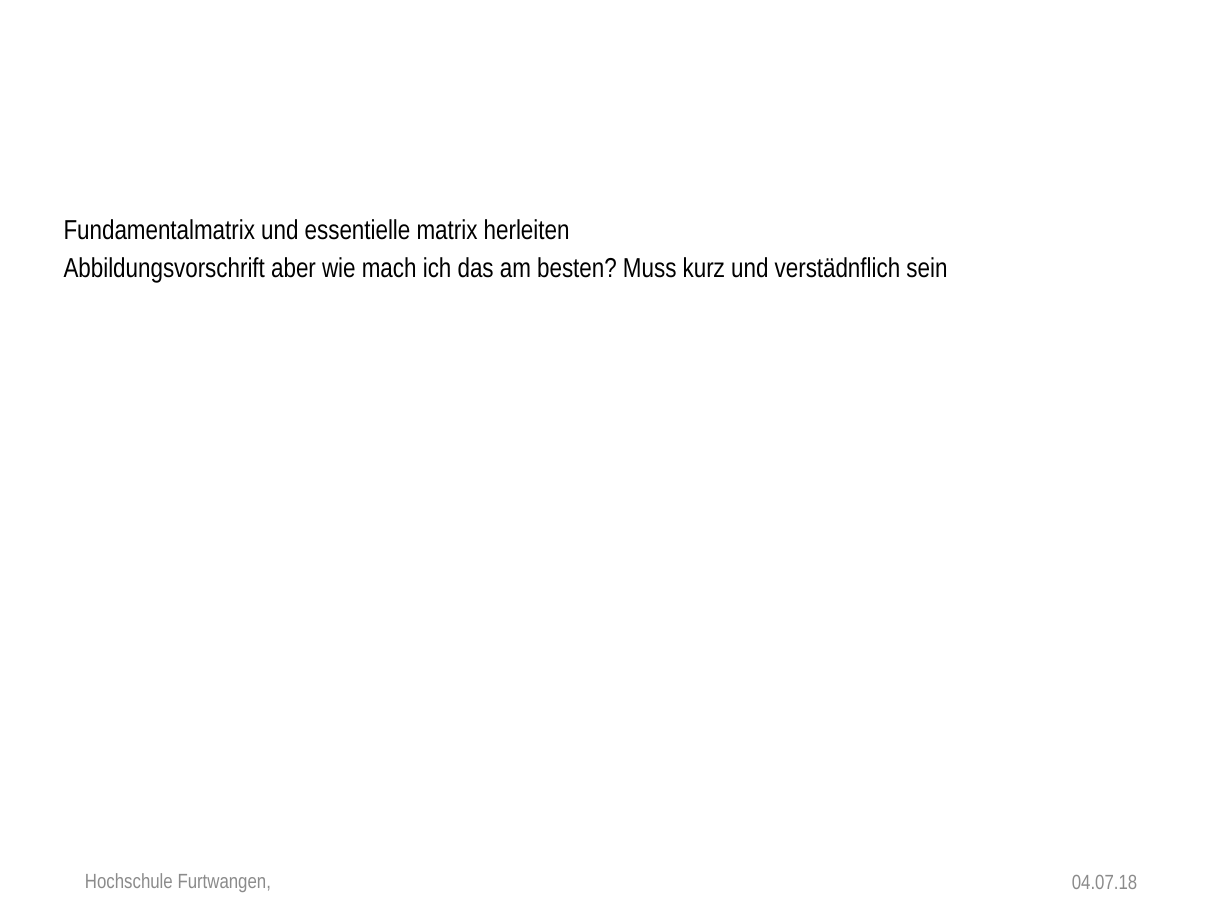
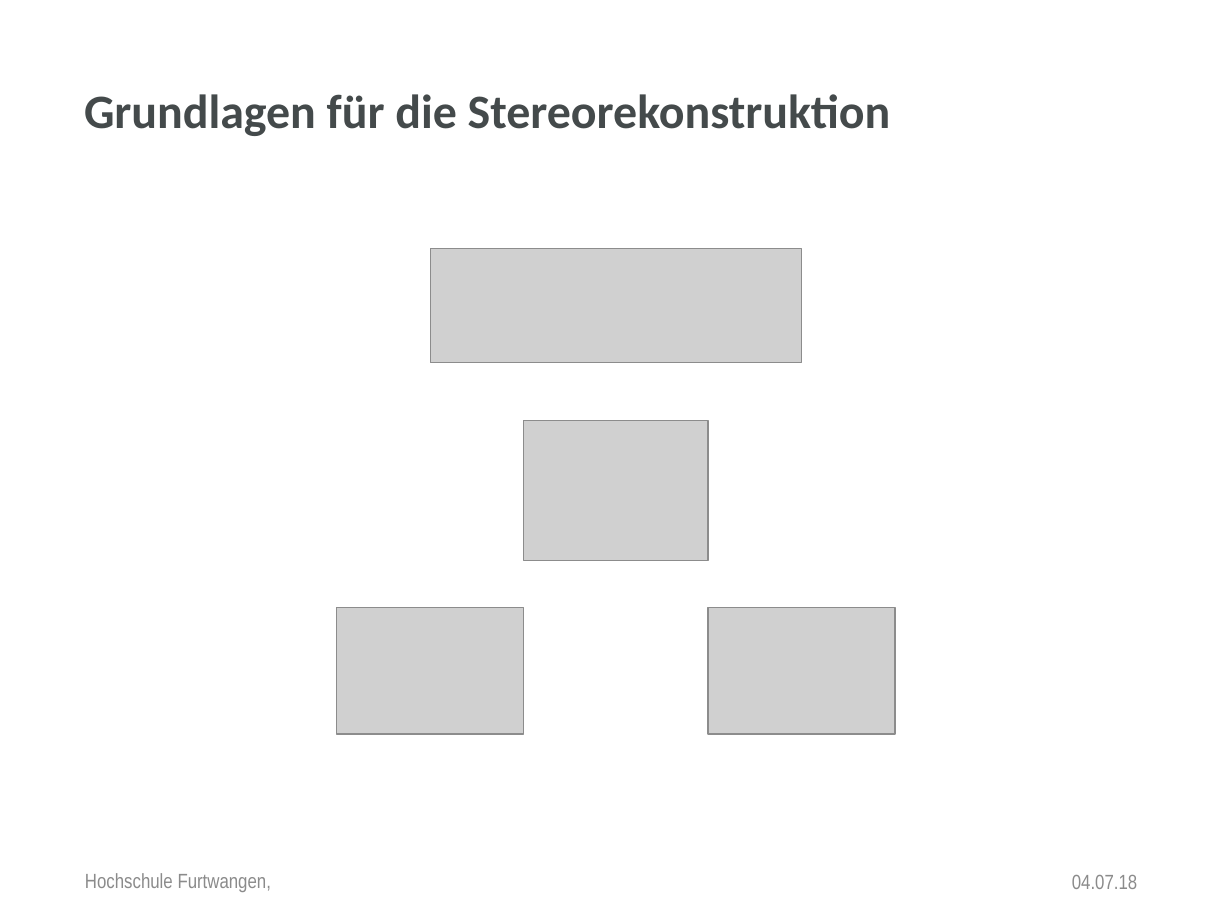
Before and after one commit to anjak610/MasterDuCC, a slide deck: slide 8 of Thesis/Disputation/PowerPointPresentation/New_Dispo_HFU_Design.pptx. Drawn at 1232x924 pixels with LibreOffice and Linux fonts; fonts in the diff are those of the drawing; grey boxes stand for pictures; background and template pictures are left out. Boxes give left, top, right and bottom in pixels: in the first picture for what was removed or moved away, otherwise in the second. Text is boxed around its words. In the diff, an @@ line names an element or a change of style, - is before the commit and + after.

```diff
--- a/Thesis/Disputation/PowerPointPresentation/New_Dispo_HFU_Design.pptx
+++ b/Thesis/Disputation/PowerPointPresentation/New_Dispo_HFU_Design.pptx
@@ text added at (84, 94, 891, 136), 28 pt, text #444A4B, bold @@
+Grundlagen für die Stereorekonstruktion
@@ text removed at (64, 219, 947, 283) @@
-Fundamentalmatrix und essentielle matrix herleiten
-Abbildungsvorschrift aber wie mach ich das am besten? Muss kurz und verstädnflich sein
@@ picture added at (430, 249, 801, 363) @@
@@ picture added at (524, 420, 708, 561) @@
@@ picture added at (336, 607, 524, 734) @@
@@ picture added at (708, 607, 896, 734) @@
```
Also in this commit, not shown: 3 other slides changed.
